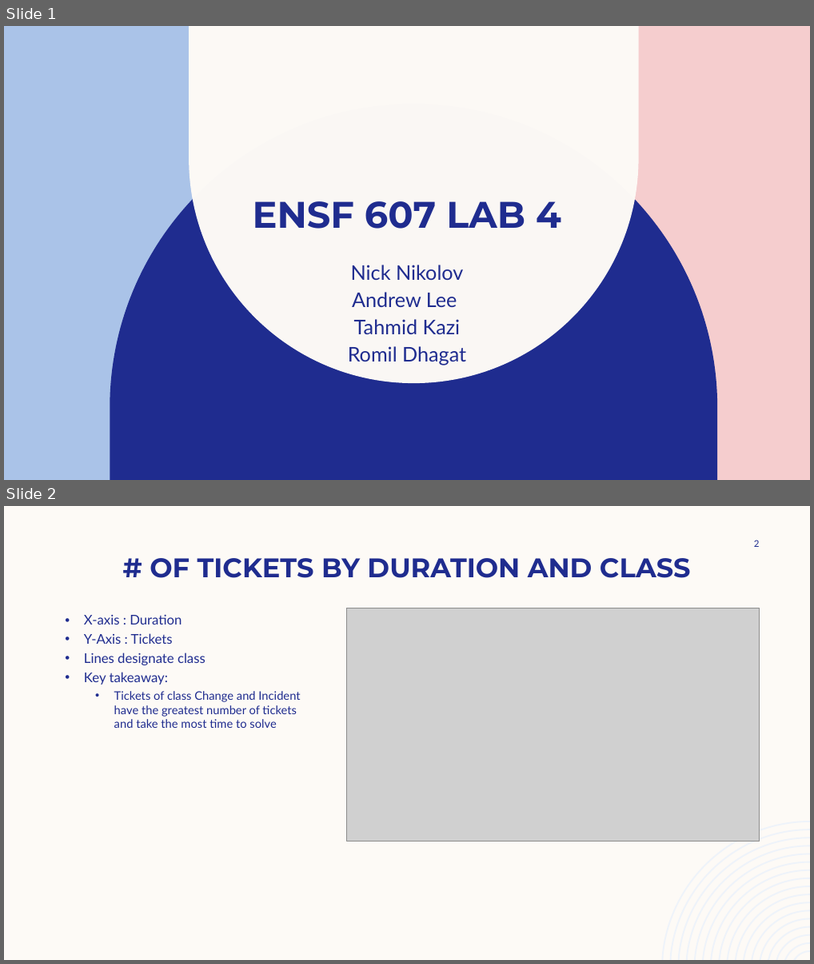
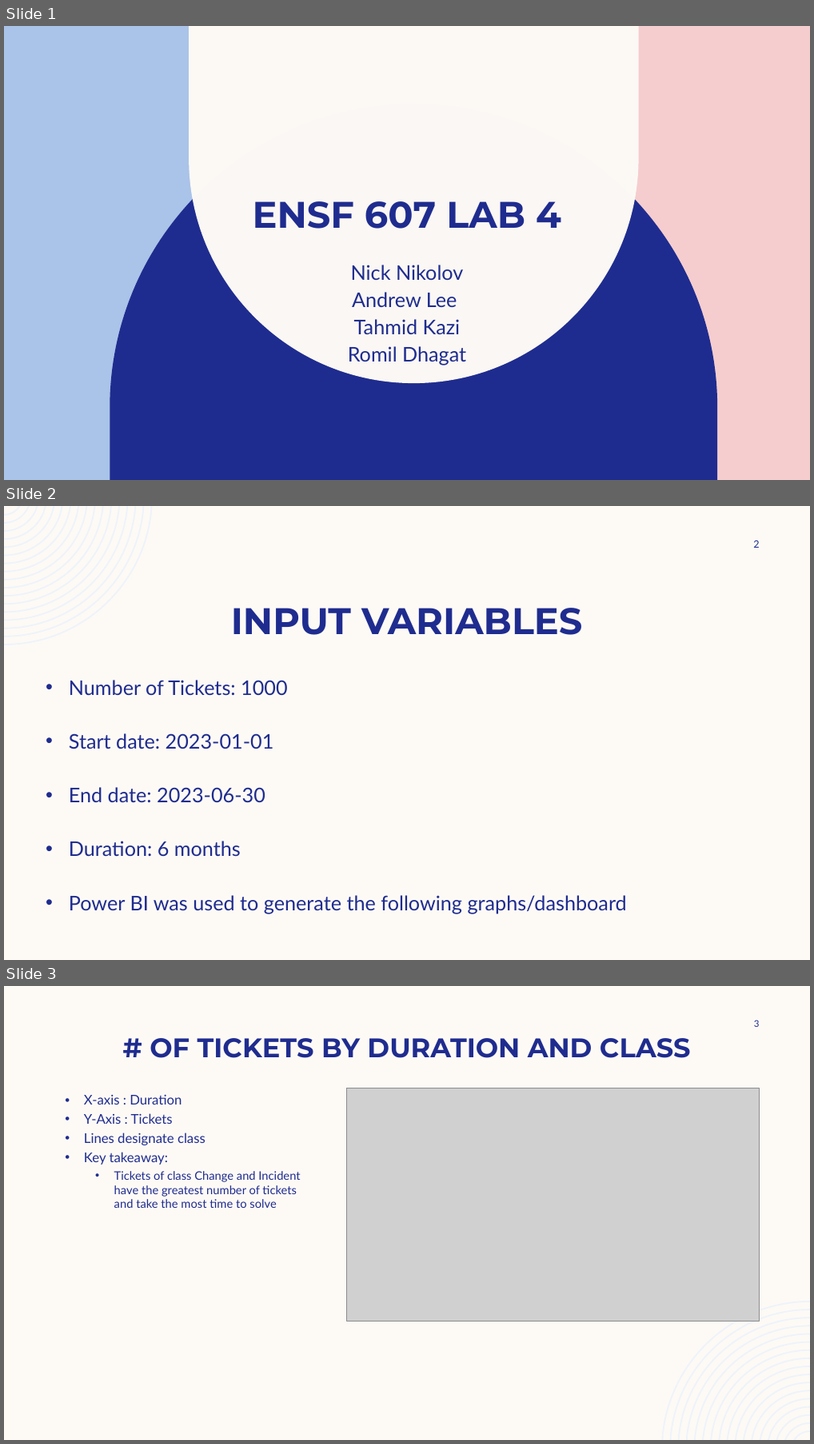
Before and after one commit to ENSF-607-GroupWork/Incident-Management-Dashboard, a slide deck: ENSF 607 Lab 3.pptx. Shown one above the other, each under a label of ours: slides 1 and 2 before the commit, slides 1, 2 and 3 after it. The pictures are 814x964 and 814x1444 pixels, drawn with LibreOffice and Linux fonts; fonts in the diff are those of the drawing; grey boxes stand for pictures. Boxes give left, top, right and bottom in pixels: in the first picture for what was removed or moved away, otherwise in the second. Text is boxed around its words. In the diff, an @@ line names an element or a change of style, - is before the commit and + after.

```diff
--- a/ENSF 607 Lab 3.pptx
+++ b/ENSF 607 Lab 3.pptx
@@ slide 2 added at box(4, 506, 810, 960), background #FDFAF6 @@
@@ freeform shape added at box(4, 506, 152, 645), fill #EEF3FA @@
@@ page number added at box(754, 540, 759, 548), 12 pt, text #1F2C8F @@
+2
@@ title added at box(231, 608, 582, 635), 44 pt, text #1F2C8F, bold @@
+INPUT VARIABLES
@@ text added at box(69, 680, 627, 913), 24 pt, text #1F2C8F @@
+• Number of Tickets: 1000
+• Start date: 2023-01-01
+• End date: 2023-06-30
+• Duration: 6 months
+• Power BI was used to generate the following graphs/dashboard
@@ what was slide 2 is now slide 3 @@
@@ page number at box(754, 1020, 760, 1027): text changed @@
-2
+3
```
